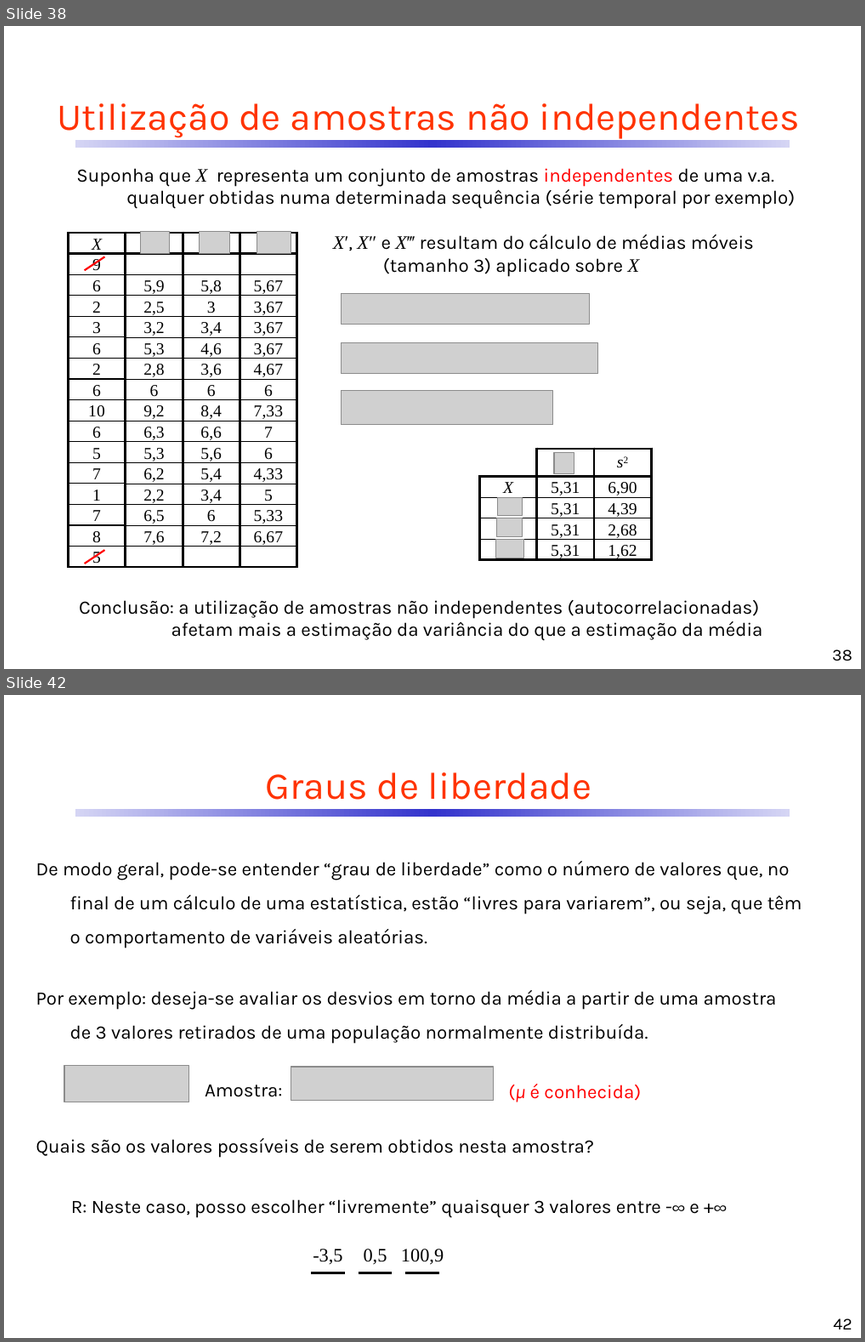
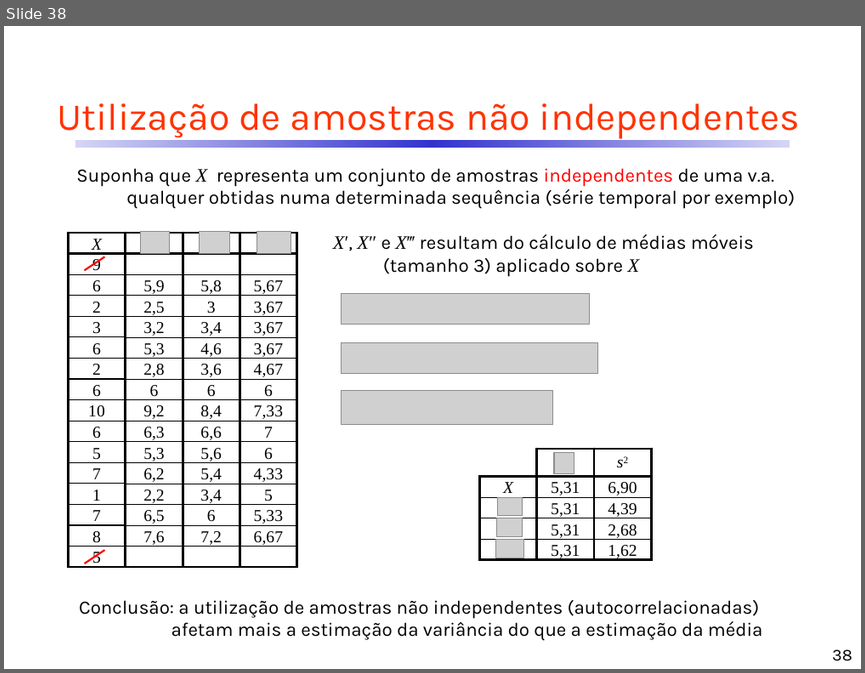
Before and after one commit to CDRenno/Estatistica, a slide deck: ppt/05InfEstat_EstimPontual.pptx. Shown one above the other, each under a label of ours: slides 38 and 42 before the commit, slide 38 after it; the slides between them are not shown. The pictures are 865x1342 and 865x673 pixels, drawn with LibreOffice and Linux fonts; fonts in the diff are those of the drawing; grey boxes stand for pictures. Boxes give left, top, right and bottom in pixels: in the first picture for what was removed or moved away, otherwise in the second. Text is boxed around its words. In the diff, an @@ line names an element or a change of style, - is before the commit and + after.

```diff
--- a/ppt/05InfEstat_EstimPontual.pptx
+++ b/ppt/05InfEstat_EstimPontual.pptx
@@ slide 42 removed at (x1=4, y1=695, x2=861, y2=1338), background #FFFFFF; not listed: 1 template element that a slide beside it also shows @@
@@ title removed at (x1=266, y1=772, x2=591, y2=800) @@
-Graus de liberdade
@@ text removed at (x1=36, y1=861, x2=802, y2=948) @@
-De modo geral, pode-se entender “grau de liberdade” como o número de valores que, no final de um cálculo de uma estatística, estão “livres para variarem”, ou seja, que têm o comportamento de variáveis aleatórias.
@@ text removed at (x1=36, y1=990, x2=777, y2=1043) @@
-Por exemplo: deseja-se avaliar os desvios em torno da média a partir de uma amostra de 3 valores retirados de uma população normalmente distribuída.
@@ picture removed at (x1=64, y1=1065, x2=188, y2=1103) @@
@@ picture removed at (x1=291, y1=1066, x2=494, y2=1101) @@
@@ text removed at (x1=205, y1=1084, x2=283, y2=1097) @@
-Amostra:
@@ text removed at (x1=508, y1=1083, x2=641, y2=1102) @@
-(μ é conhecida)
@@ text removed at (x1=36, y1=1138, x2=594, y2=1157) @@
-Quais são os valores possíveis de serem obtidos nesta amostra?
@@ text removed at (x1=71, y1=1199, x2=698, y2=1218) @@
-R: Neste caso, posso escolher “livremente” quaisquer 3 valores entre -∞ e +∞
@@ text removed at (x1=313, y1=1248, x2=342, y2=1264) @@
--3,5
@@ text removed at (x1=364, y1=1248, x2=387, y2=1265) @@
-0,5
@@ text removed at (x1=401, y1=1248, x2=443, y2=1265) @@
-100,9
@@ group removed at (x1=311, y1=1239, x2=439, y2=1272): 3 lines, 3 texts @@
-?
-?
-?
@@ page number removed at (x1=833, y1=1318, x2=851, y2=1329) @@
-42
```
Also in this commit, not shown: 13 other slides removed, 3 other files.
